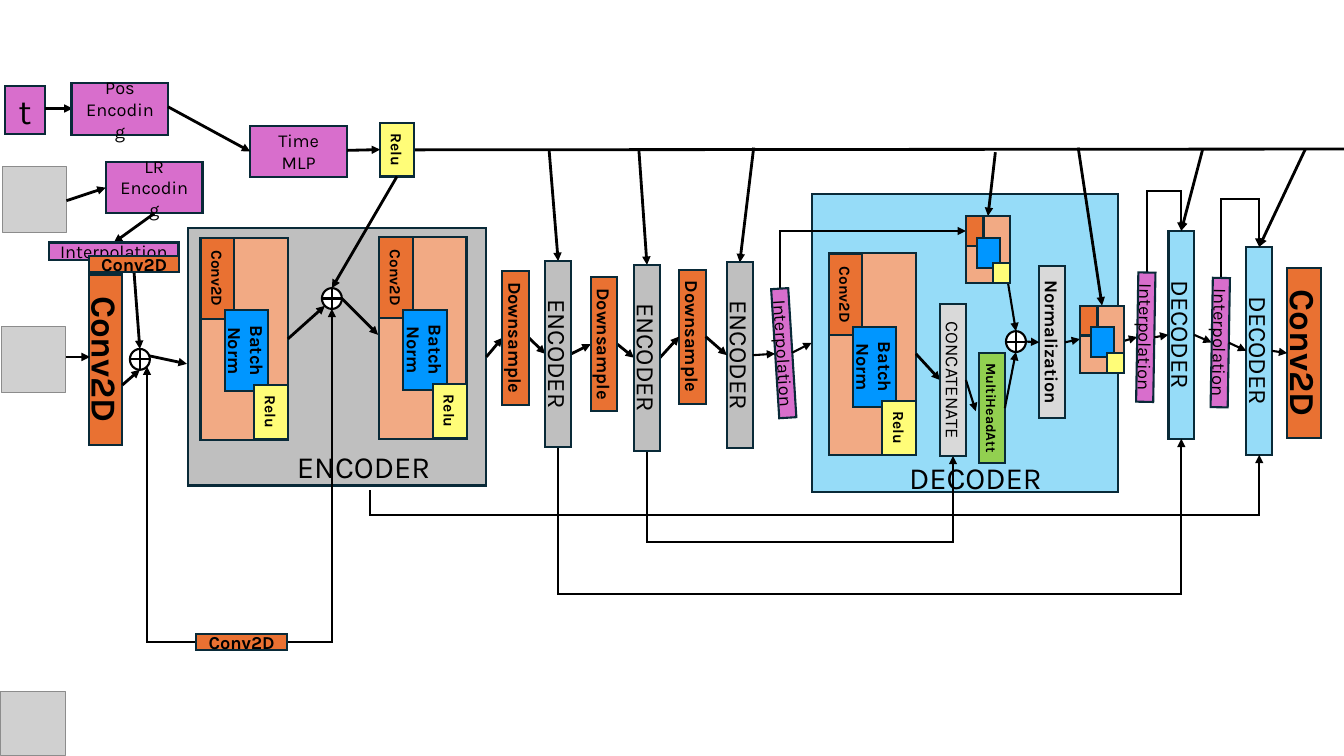
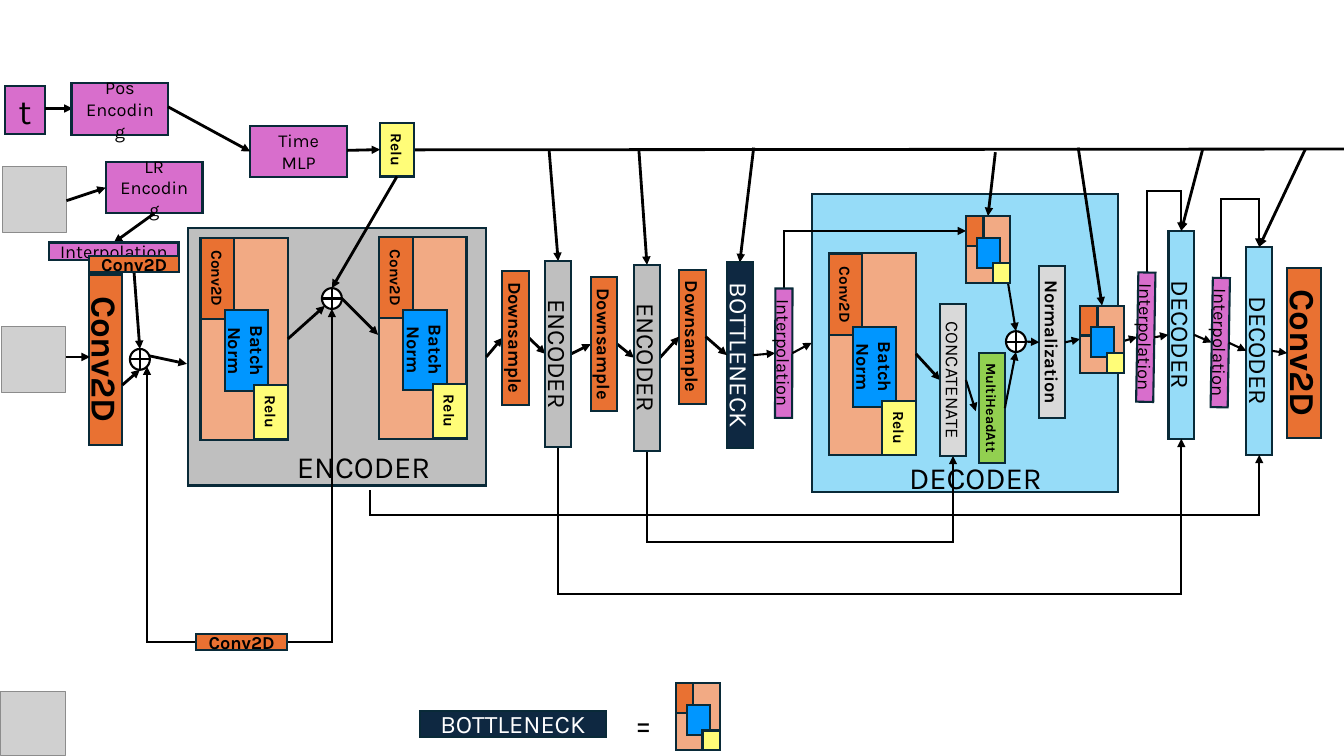
Before and after one commit to AdrianoEttari/pansharpening, a slide deck: slide 11 of models_representation.pptx. Drawn at 1344x756 pixels with LibreOffice and Linux fonts; fonts in the diff are those of the drawing; grey boxes stand for pictures. Boxes give left, top, right and bottom in pixels: in the first picture for what was removed or moved away, otherwise in the second. Text is boxed around its words. In the diff, an @@ line names an element or a change of style, - is before the commit and + after.

```diff
--- a/models_representation.pptx
+++ b/models_representation.pptx
@@ elbow arrow moved from (779, 288) - (966, 231) to (784, 288) - (966, 231) @@
@@ rectangle "BOTTLENECK" at box(727, 263, 753, 449): fill #BFBFBF to #0E2841 @@
@@ text in rectangle at box(723, 297, 756, 424): text changed; text colour #000000 to #FFFFFF @@
-ENCODER
+BOTTLENECK
@@ rectangle "Interpolation" at box(775, 289, 792, 418): rotation 86 to 90 degrees @@
@@ rectangle added at box(676, 684, 720, 751), fill #F2AA84, outline #092A39 1.5 pt @@
@@ rectangle added at box(676, 683, 693, 713), fill #E97132, outline #092A39 1.5 pt @@
@@ rectangle added at box(420, 711, 606, 737), fill #0E2841, outline #092A39 1.5 pt, 18 pt, text #FFFFFF @@
+BOTTLENECK
@@ text added at box(625, 699, 663, 749), 24 pt, text #000000 @@
+=
@@ rectangle added at box(688, 705, 710, 735), fill #0096FF, outline #092A39 1.5 pt @@
@@ rectangle added at box(703, 730, 720, 751), fill #FFFD78, outline #092A39 1.5 pt @@
```
Also in this commit, not shown: 1 other slide changed, 2 slides added, 3 other files.
